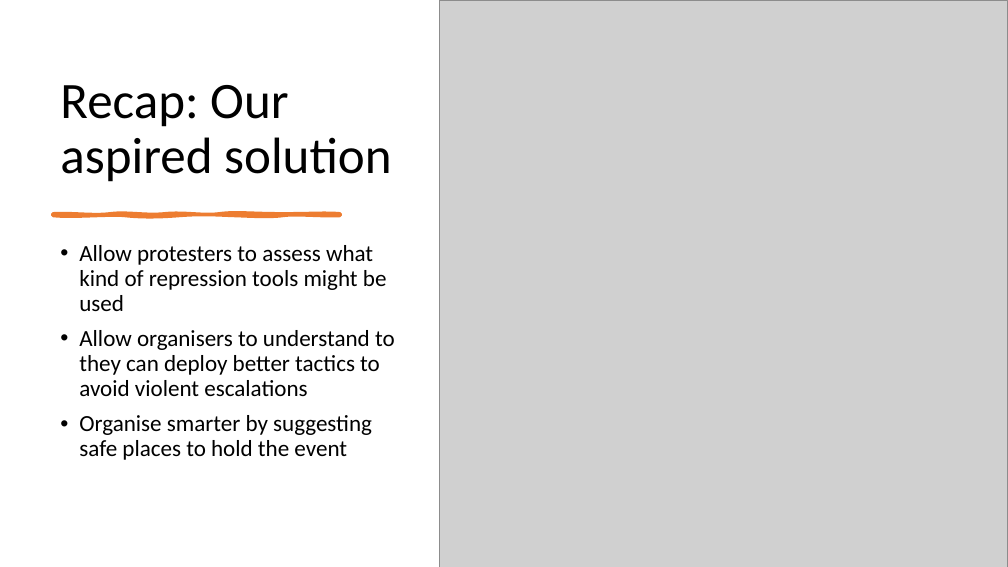
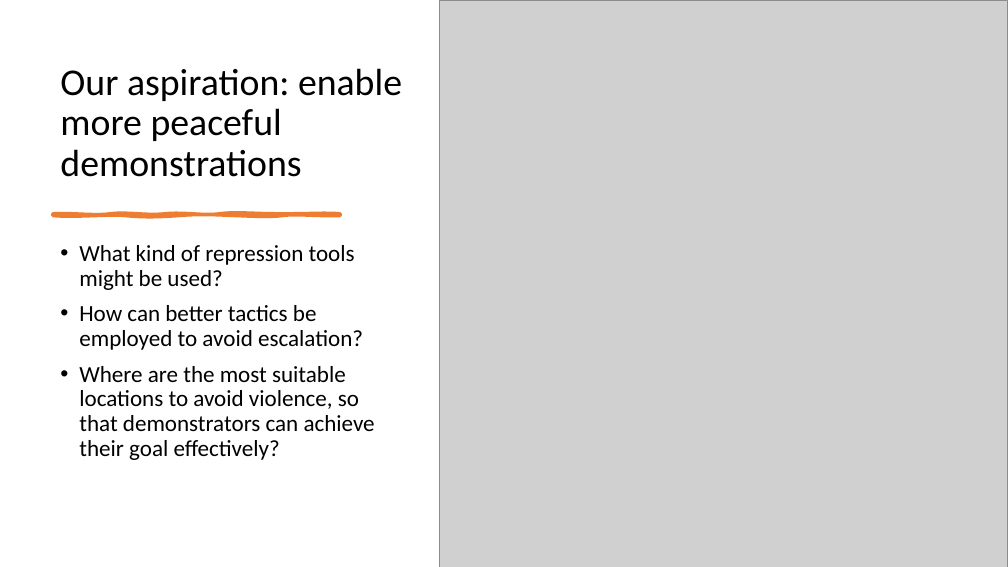
Before and after one commit to NoahDarwich/portest, a slide deck: slide 5 of Draft Pro-Test Demo Day Presentation.pptx (slide 4 before the commit). Drawn at 1008x567 pixels with LibreOffice and Linux fonts; fonts in the diff are those of the drawing; grey boxes stand for pictures. Boxes give left, top, right and bottom in pixels: in the first picture for what was removed or moved away, otherwise in the second. Text is boxed around its words. In the diff, an @@ line names an element or a change of style, - is before the commit and + after.

```diff
--- a/Draft Pro-Test Demo Day Presentation.pptx
+++ b/Draft Pro-Test Demo Day Presentation.pptx
@@ title at (x1=60, y1=68, x2=402, y2=177): text changed; size 48.6 to 36 pt @@
-Recap: Our aspired solution
+Our aspiration: enable more peaceful demonstrations
@@ text at (x1=79, y1=245, x2=375, y2=460): text changed @@
-• Allow protesters to assess what kind of repression tools might be used
-• Allow organisers to understand to they can deploy better tactics to avoid violent escalations
-• Organise smarter by suggesting safe places to hold the event
+• What kind of repression tools might be used?
+• How can better tactics be employed to avoid escalation?
+• Where are the most suitable locations to avoid violence, so that demonstrators can achieve their goal effectively?
```
Also in this commit, not shown: 3 other slides changed, 6 slides added.
